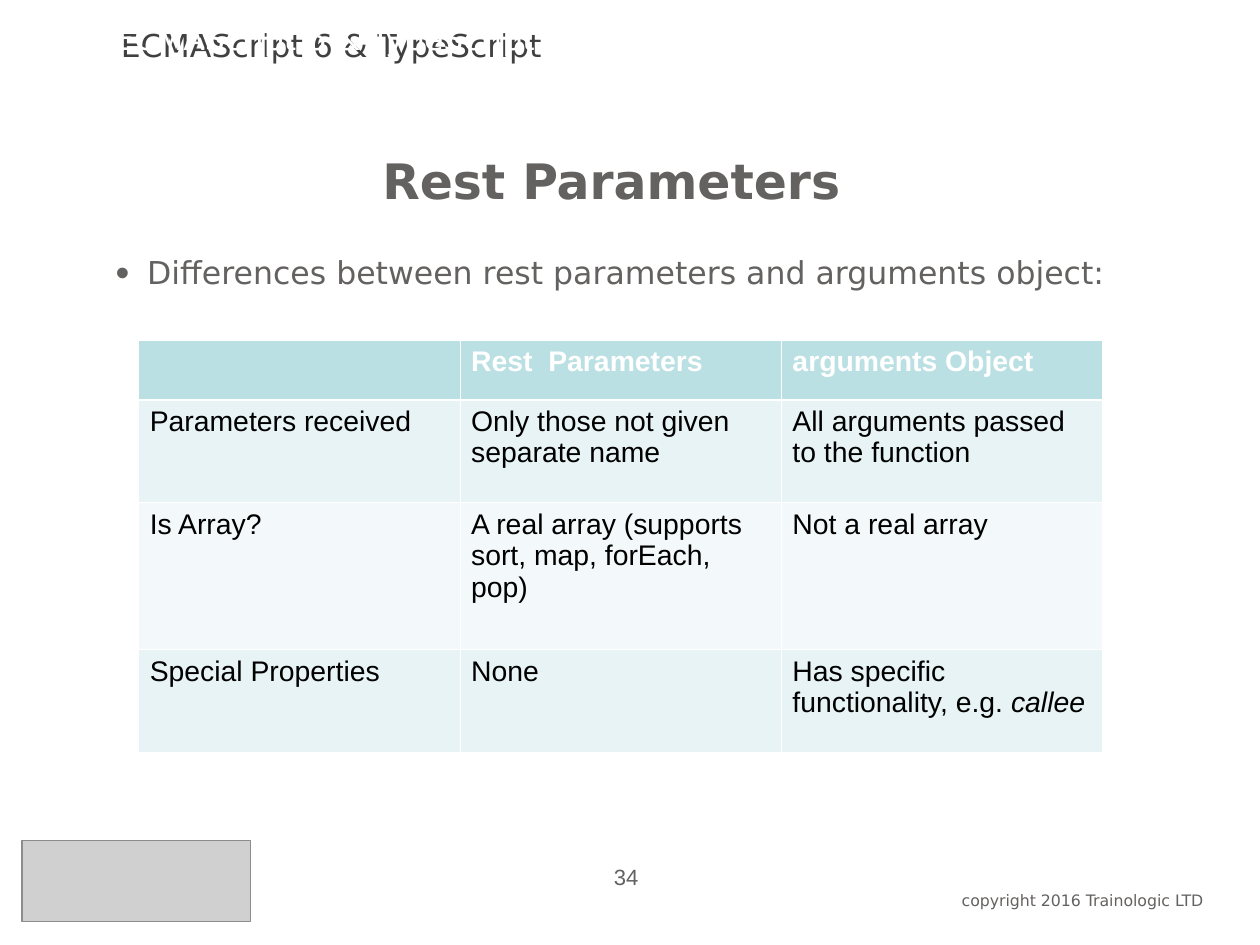
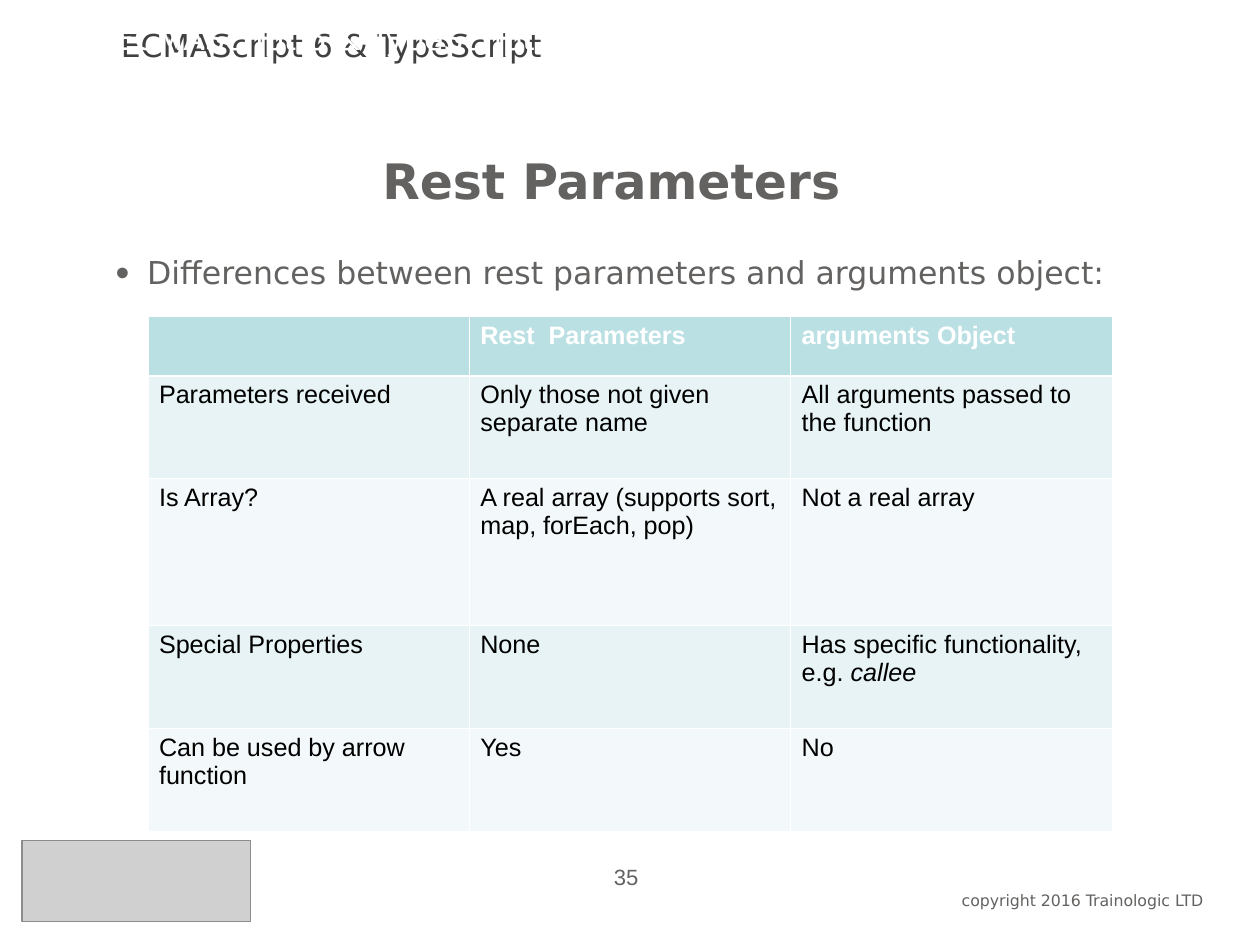
Before and after one commit to oricalvo/course-amdocs-angular, a slide deck: slide 35 of PPTs/01 ECMAScript & Typescript.ppt (slide 34 before the commit). Drawn at 1260x945 pixels with LibreOffice and Linux fonts; fonts in the diff are those of the drawing; grey boxes stand for pictures; background and template pictures are left out. Boxes give left, top, right and bottom in pixels: in the first picture for what was removed or moved away, otherwise in the second. Text is boxed around its words. In the diff, an @@ line names an element or a change of style, - is before the commit and + after.

```diff
--- a/PPTs/01 ECMAScript & Typescript.ppt
+++ b/PPTs/01 ECMAScript & Typescript.ppt
@@ table at (147, 316, 1110, 831) @@
+row 5: Can be used by arrow function | Yes | No
@@ table: place and size @@
-table at (138, 340, 1101, 753)
+table at (147, 316, 1110, 831)
@@ page number at (614, 869, 639, 885): text changed @@
-34
+35
```
Also in this commit, not shown: 5 other slides changed, 1 slide added, 2 slides removed, 12 other files.
